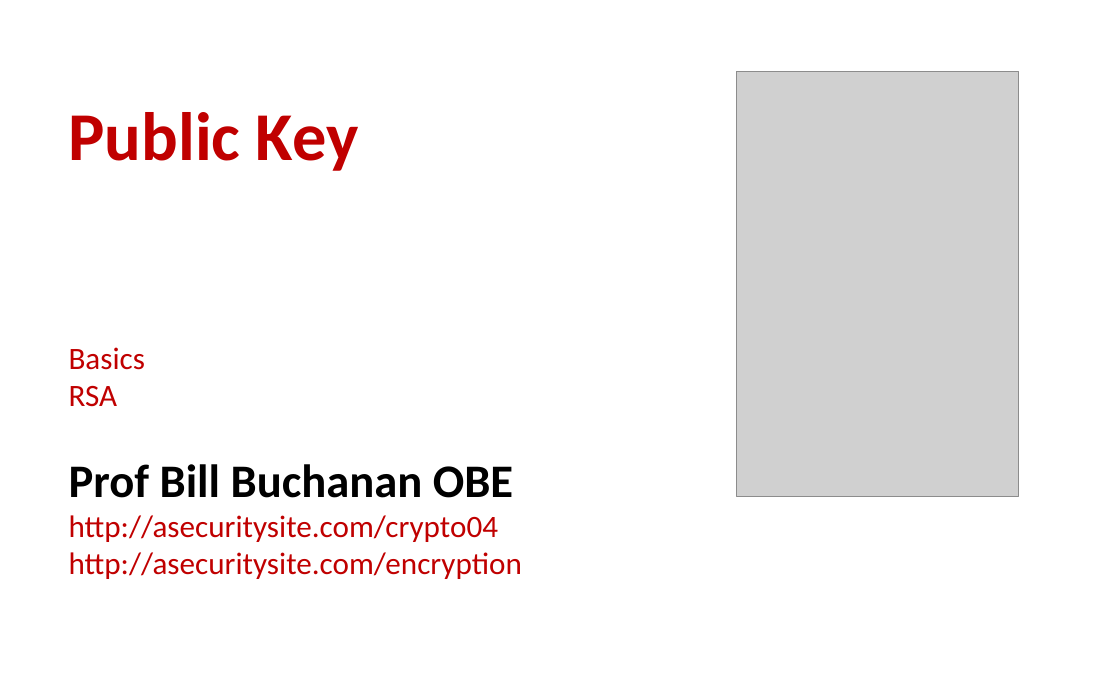
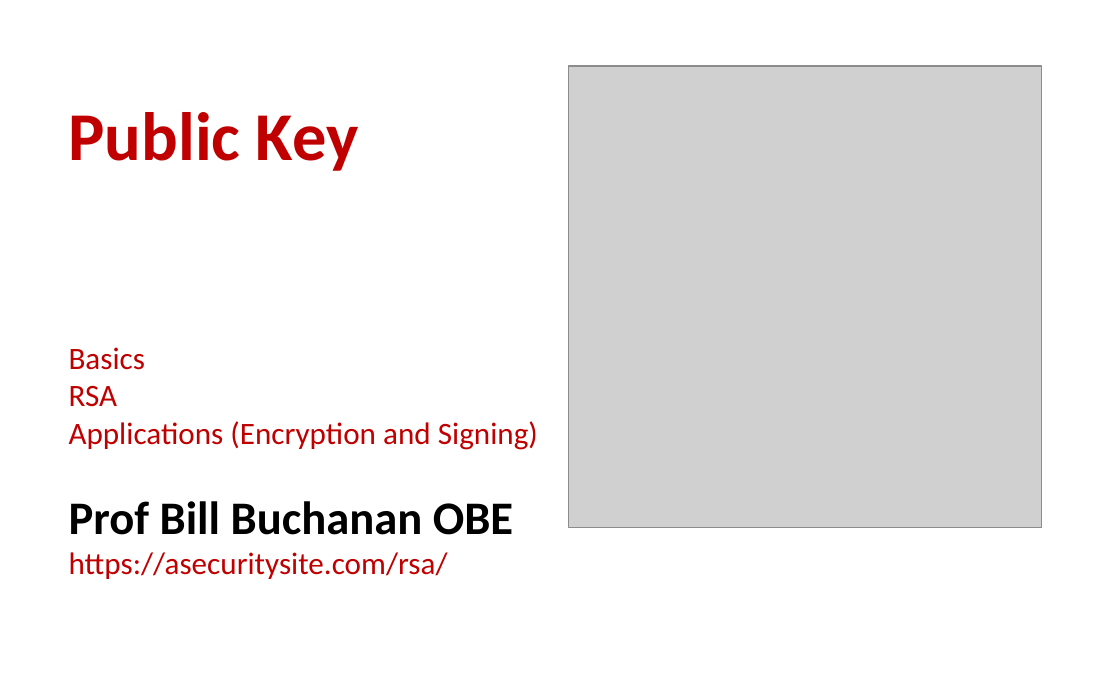
Before and after one commit to billbuchanan/csn09112, a slide deck: slide 1 of week06_public_key/lecture/chapter04_public.ppt (slide 10 before the commit). Drawn at 1120x700 pixels with LibreOffice and Linux fonts; fonts in the diff are those of the drawing; grey boxes stand for pictures. Boxes give left, top, right and bottom in pixels: in the first picture for what was removed or moved away, otherwise in the second. Text is boxed around its words. In the diff, an @@ line names an element or a change of style, - is before the commit and + after.

```diff
--- a/week06_public_key/lecture/chapter04_public.ppt
+++ b/week06_public_key/lecture/chapter04_public.ppt
@@ picture: place and size @@
-picture at <box>736,72,1018,497</box>
+picture at <box>569,66,1042,529</box>
@@ title at <box>69,112,538,579</box>: text changed @@
-Public Key
-Basics
-RSA
-Prof Bill Buchanan OBE
-http://asecuritysite.com/crypto04
-http://asecuritysite.com/encryption
+Public Key
+Basics
+RSA
+Applications (Encryption and Signing)
+Prof Bill Buchanan OBE
+https://asecuritysite.com/rsa/
```
Also in this commit, not shown: 3 other slides changed, 3 slides added, 6 other files.
